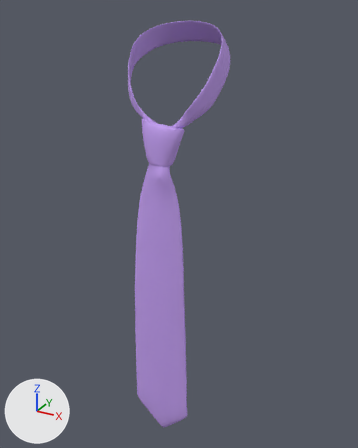
The OBJ model models/tie.obj, before and after one commit.
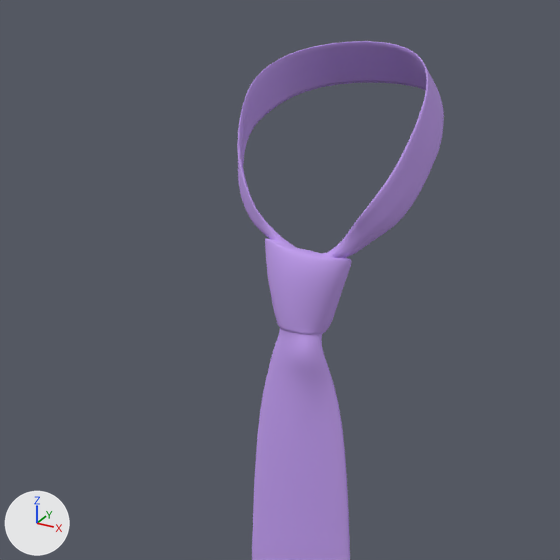
There are two pictures of each version: one whole from a 50 mm camera at (1.8, -3.03, 1.44) aimed at (-0.02, 0.28, -0.22), one close up on the part from 3% to 80% of the width and 0% to 62% of the height. Every picture has the same lights, and +X, +Y and +Z are marked at lower left. Where no turn or scale is listed for an object, it has been applied to the vertices.

The first close-up shows 'Tie'.
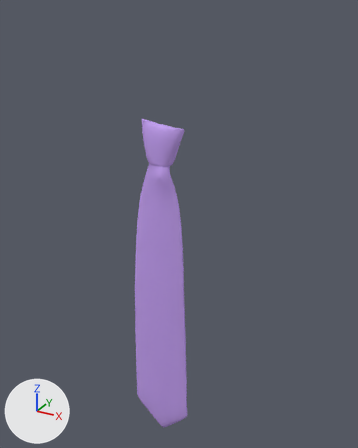
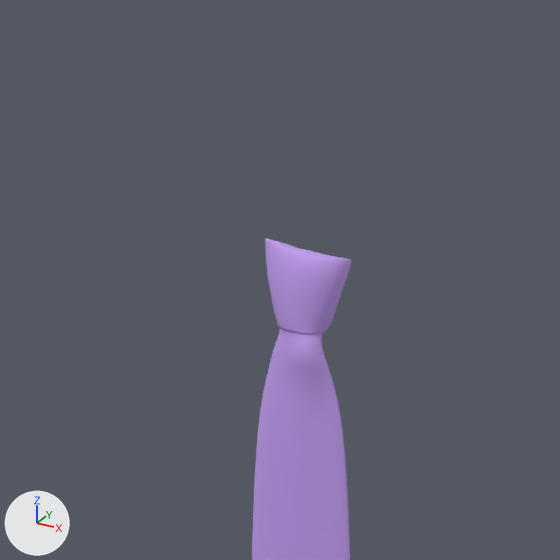
Location of each change, [x1, y1, x2, y2] in pixels of the close-ups (560 x 560 px):
'Tie', reshaped
    before: [237, 41, 444, 560]
    after: [252, 239, 351, 560]
part 1 of me_tie, cut back (purple)
    before: [237, 41, 444, 259]

The edits, one by one:
me_tie is used by ob_tie; location (0.0, 0.0, 0.0).
me_tie had 3088 vertices, 6176 faces and spanned x -0.39..0.39, y -0.13..0.54, z -2.13..1.34.
me_tie now has 2170 vertices, 4336 faces and spans x -0.26..0.26, y -0.13..0.04, z -2.13..0.7.
me_tie part 1: 3 vertices moved within x -0.16..0.16, y -0.03..0.01, z 0.65..0.7; 918 vertices removed from x -0.39..0.39, y -0.04..0.54, z 0.64..1.34.
